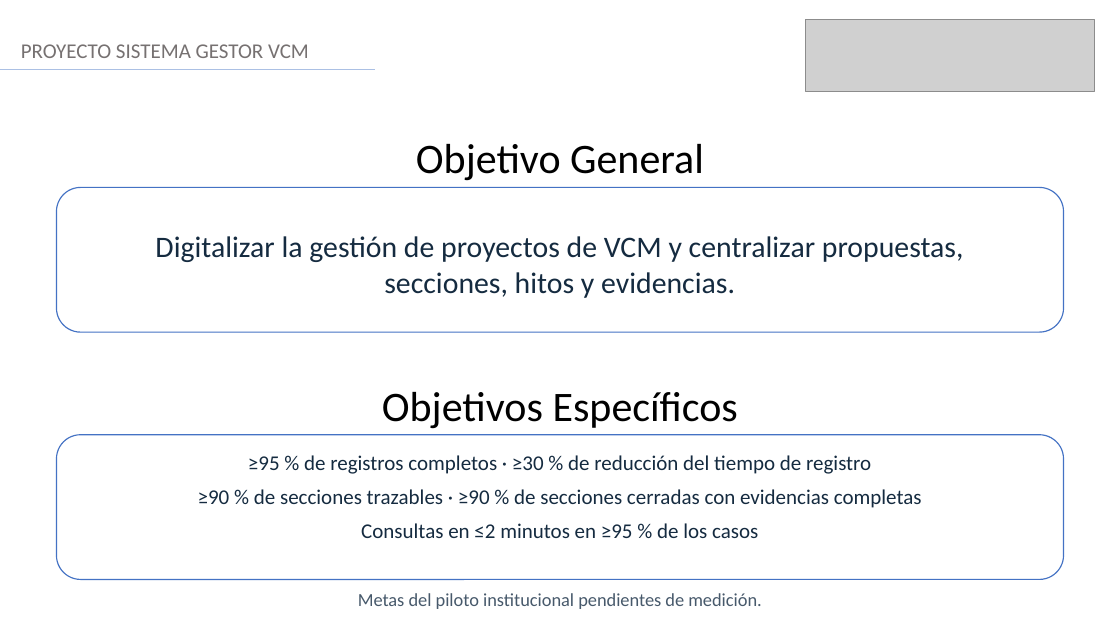
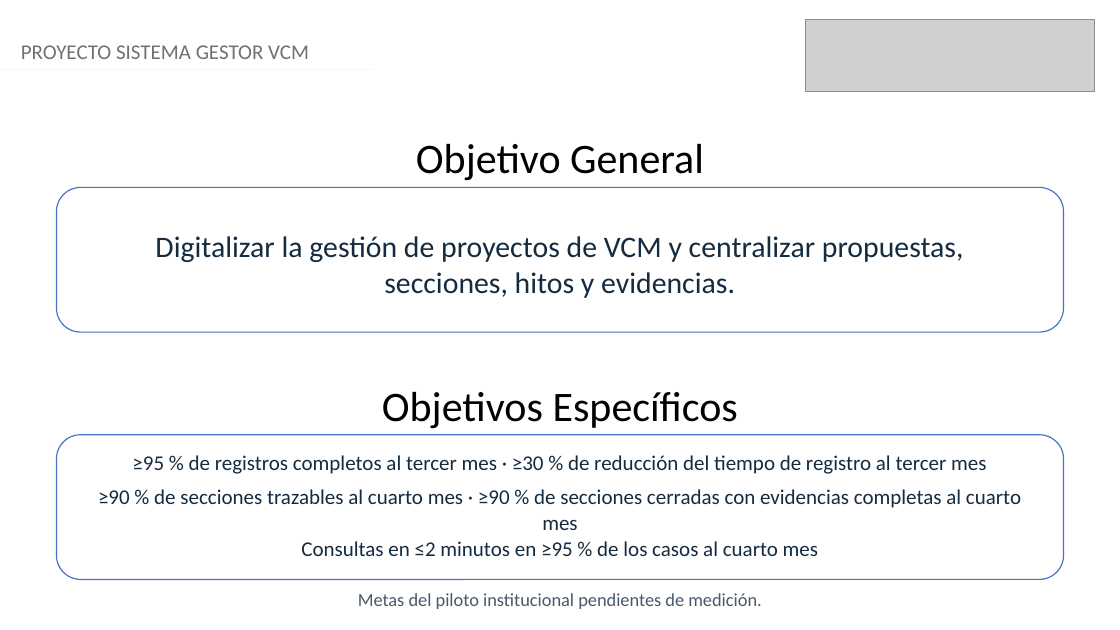
Before and after one commit to chiolinski/APT122-Sistema-Gestor-VCM, a slide deck: slide 4 of Fase 2/Evidencias Grupales/APT122_Presentacion_Final_Proyecto_VCM.pptx. Drawn at 1120x630 pixels with LibreOffice and Linux fonts; fonts in the diff are those of the drawing; grey boxes stand for pictures. Boxes give left, top, right and bottom in pixels: in the first picture for what was removed or moved away, otherwise in the second. Text is boxed around its words. In the diff, an @@ line names an element or a change of style, - is before the commit and + after.

```diff
--- a/Fase 2/Evidencias Grupales/APT122_Presentacion_Final_Proyecto_VCM.pptx
+++ b/Fase 2/Evidencias Grupales/APT122_Presentacion_Final_Proyecto_VCM.pptx
@@ text "PROYECTO SISTEMA GESTOR VCM" at (21, 45, 309, 59): text colour #767171 to #757070 @@
@@ line (0, 70) - (376, 70): stroke #ABC0E4 1.25 pt to #F5F7FC 1.25 pt @@
@@ rounded rectangle at (56, 435, 1064, 580): proportions changed @@
@@ text at (132, 455, 986, 474): text changed @@
-≥95 % de registros completos · ≥30 % de reducción del tiempo de registro
+≥95 % de registros completos al tercer mes · ≥30 % de reducción del tiempo de registro al tercer mes
@@ text at (98, 489, 1021, 508): text changed @@
-≥90 % de secciones trazables · ≥90 % de secciones cerradas con evidencias completas
+≥90 % de secciones trazables al cuarto mes · ≥90 % de secciones cerradas con evidencias completas al cuarto mes
@@ text at (301, 541, 818, 556): text changed @@
-Consultas en ≤2 minutos en ≥95 % de los casos
+Consultas en ≤2 minutos en ≥95 % de los casos al cuarto mes
```
Also in this commit, not shown: 7 other slides changed, 9 slides added, 8 slides removed.
